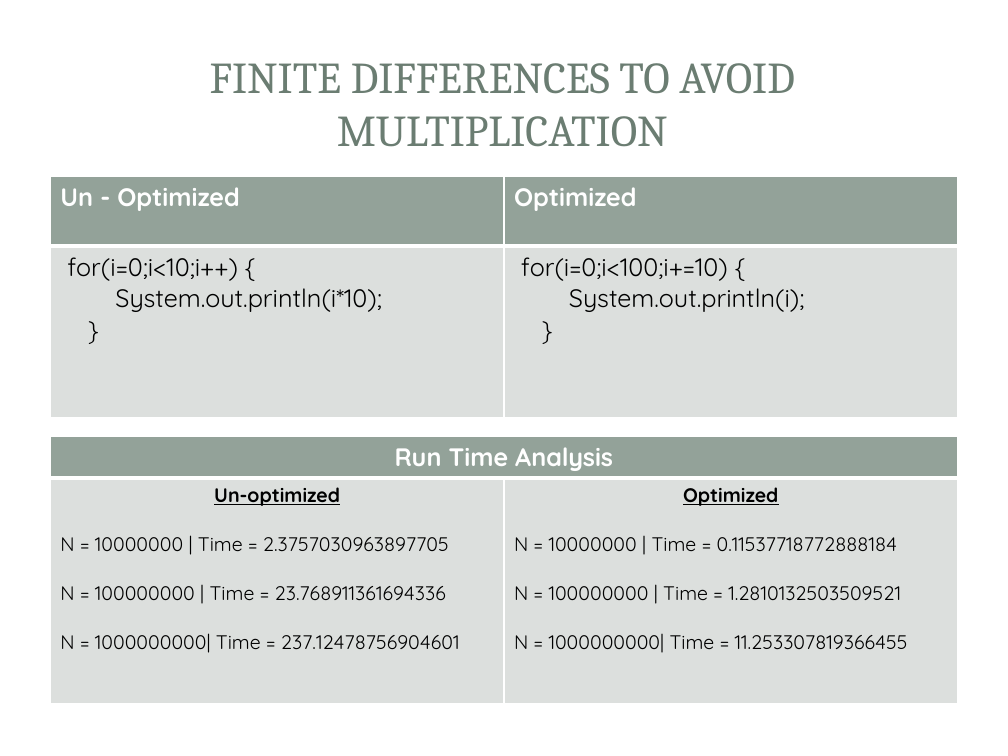
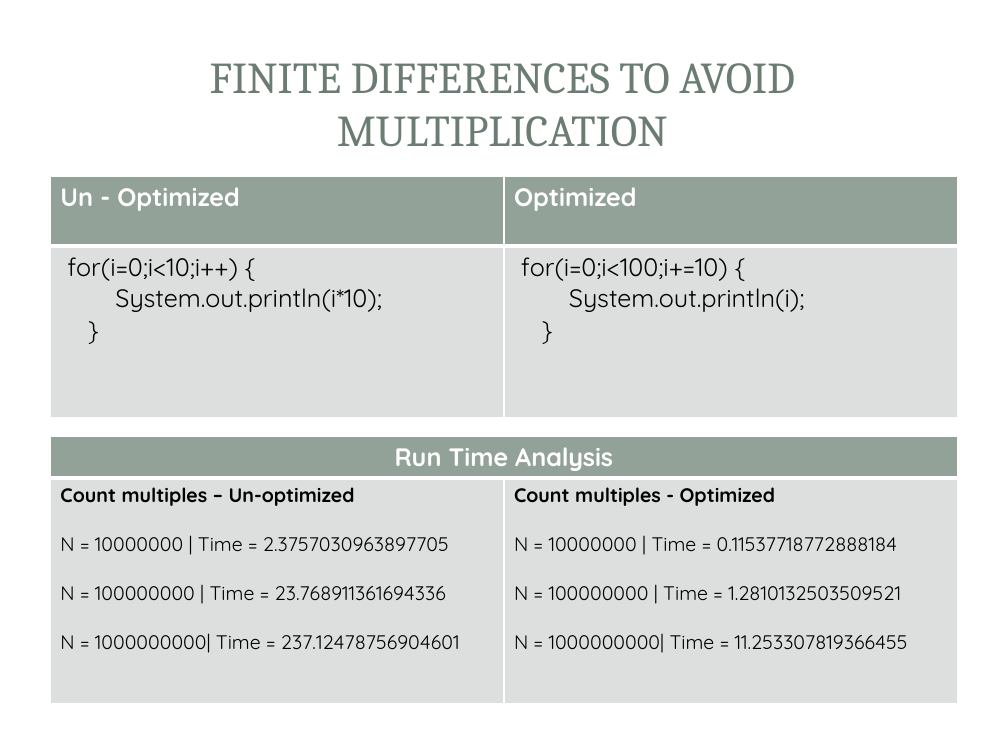
Before and after one commit to saiyamsethi5/4tb3-static-analysis, a slide deck: slide 6 of presentation/Presentation.pptx (slide 8 before the commit). Drawn at 1008x756 pixels with LibreOffice and Linux fonts; fonts in the diff are those of the drawing; background and template pictures are left out. Boxes give left, top, right and bottom in pixels: in the first picture for what was removed or moved away, otherwise in the second. Text is boxed around its words. In the diff, an @@ line names an element or a change of style, - is before the commit and + after.

```diff
--- a/presentation/Presentation.pptx
+++ b/presentation/Presentation.pptx
@@ table at bbox=[50, 436, 958, 702] @@
-row 2, column 1: Un-optimized / N = 10000000 | Time = 2.3757030963897705 / N = 100000000 | Time = 23.768911361694336 / N = 1000000000| Time = 237.12478756904601
+row 2, column 1: Count multiples – Un-optimized / N = 10000000 | Time = 2.3757030963897705 / N = 100000000 | Time = 23.768911361694336 / N = 1000000000| Time = 237.12478756904601
-row 2, column 2: Optimized / N = 10000000 | Time = 0.11537718772888184 / N = 100000000 | Time = 1.2810132503509521 / N = 1000000000| Time = 11.253307819366455
+row 2, column 2: Count multiples - Optimized / N = 10000000 | Time = 0.11537718772888184 / N = 100000000 | Time = 1.2810132503509521 / N = 1000000000| Time = 11.253307819366455
```
Also in this commit, not shown: 3 other slides changed, 4 slides removed, 3 other files.
